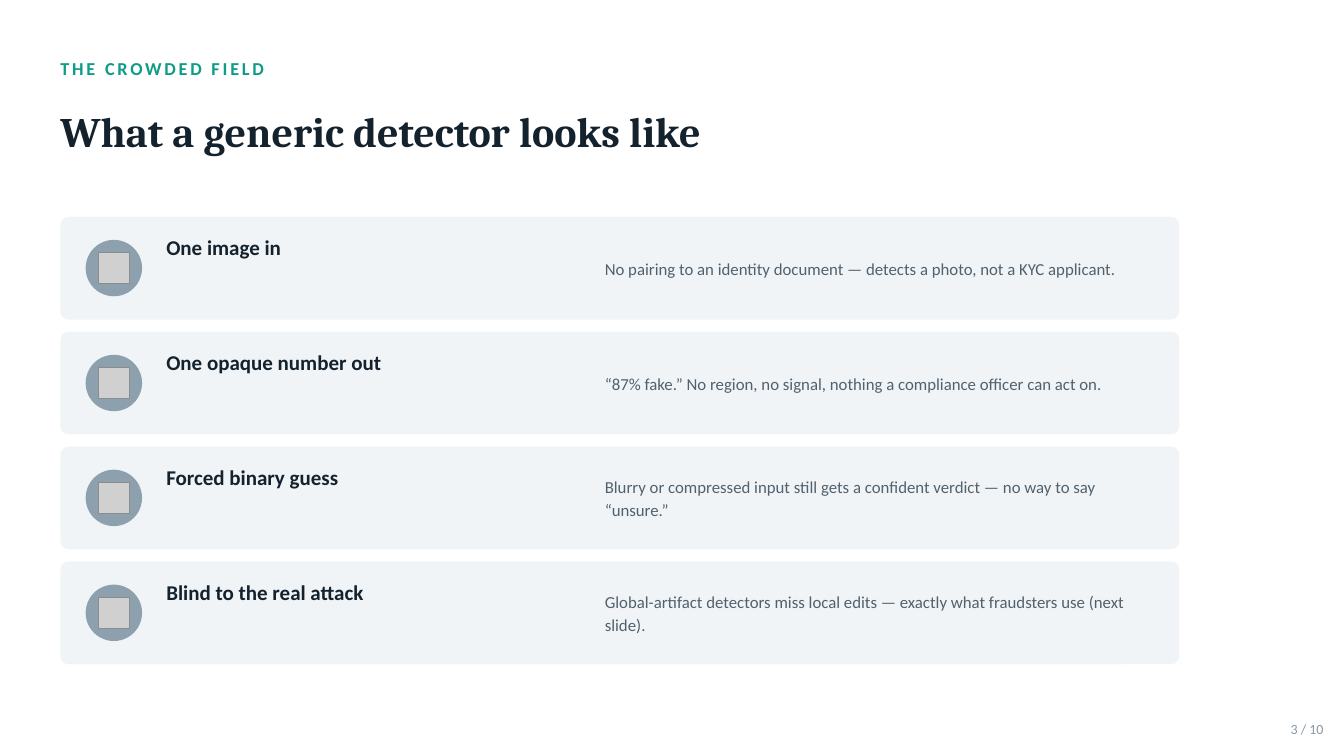
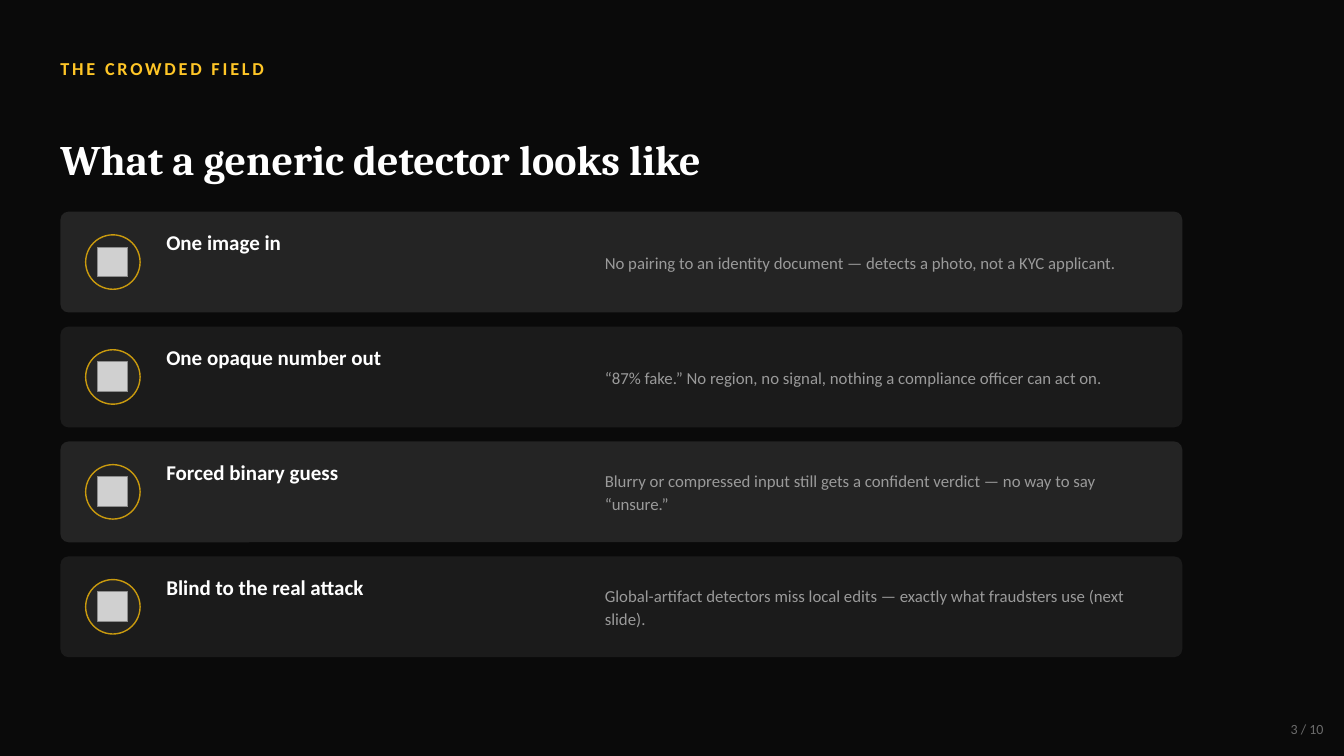
Before and after one commit to Venkat-Kolasani/VeriLens, a slide deck: slide 3 of pitch/VeriLens_Pitch.pptx. Drawn at 1344x756 pixels with LibreOffice and Linux fonts; fonts in the diff are those of the drawing; grey boxes stand for pictures. Boxes give left, top, right and bottom in pixels: in the first picture for what was removed or moved away, otherwise in the second. Text is boxed around its words. In the diff, an @@ line names an element or a change of style, - is before the commit and + after.

Commit message:
feat(pitch): redo deck in yellow-black theme, fix icon color bug
Replaced the teal/light-dark deck with a fully dark yellow-black theme, and
reworked the architecture slide from five same-size cards into an actual
layered process diagram (Capture -> Quality Gate -> Detection Lanes -> Judge
-> Verdict+Anchor) - a truer answer to 'what are the process layers' than a
grid of lane cards.

Found and fixed a real bug while re-rendering icons for the new palette: the
icon generator stripped the <svg> root tag to rebuild width/height/viewBox,
which also discarded the color/style attributes react-icons relies on for
currentColor to resolve. Verified by checking pixel channel stats directly
rather than trusting the thumbnail - every icon in both this deck and the
original teal one was rendering pure black regardless of requested color.
It went unnoticed in the teal deck because black-on-teal still had usable
contrast by coincidence; this theme's dark-charcoal badges made it visible
as low-contrast black-on-black. Fixed by wrapping the inner <path> markup in
an explicit <g fill="#hex">, which paths inherit via plain SVG attribute
inheritance instead of relying on currentColor resolution.

Structural validation, content QA, and full visual re-render all passed
after the fix.

```diff
--- a/pitch/VeriLens_Pitch.pptx
+++ b/pitch/VeriLens_Pitch.pptx
@@ background #FFFFFF to #0A0A0A @@
@@ text "THE CROWDED FIELD" at bbox=[60, 63, 263, 75]: text colour #0E9C87 to #FFC627 @@
@@ text "What a generic detector looks ..." at bbox=[60, 145, 701, 185]: text colour #14222E to #FFFFFF; line spacing 1 to 1.05 @@
@@ rounded rectangle at bbox=[60, 212, 1183, 313]: fill #F0F4F7 to #242424; proportions changed @@
@@ rounded rectangle at bbox=[60, 327, 1183, 427]: fill #F0F4F7 to #1B1B1B; proportions changed @@
@@ 4 rounded rectangles, 4 ellipses, 4 pictures: place and size @@
-4 rounded rectangles, 4 ellipses, 4 pictures at bbox=[60, 217, 1180, 664]
+4 rounded rectangles, 4 ellipses, 4 pictures at bbox=[60, 212, 1183, 657]
@@ rounded rectangle at bbox=[60, 442, 1183, 542]: fill #F0F4F7 to #242424; proportions changed @@
@@ fill #8CA0AE to #242424; outline none to #C99A0E 1 pt in 4 elements at bbox=[86, 580, 140, 634], bbox=[86, 235, 140, 289], bbox=[86, 350, 140, 404], bbox=[86, 465, 140, 519] @@
@@ rounded rectangle at bbox=[60, 557, 1183, 657]: fill #F0F4F7 to #1B1B1B; proportions changed @@
@@ text colour #14222E to #FFFFFF in 4 elements at bbox=[166, 235, 281, 254], bbox=[166, 350, 381, 369], bbox=[166, 465, 339, 484], bbox=[166, 580, 363, 595] @@
@@ text colour #51616D to #9A9A9A in 4 elements at bbox=[605, 257, 1115, 272], bbox=[605, 372, 1101, 387], bbox=[605, 475, 1095, 510], bbox=[605, 590, 1124, 627] @@
@@ text "3 / 10" at bbox=[1291, 725, 1323, 734]: text colour #8A99A6 to #6B6B6B @@
```
Also in this commit, not shown: 7 other slides changed, 2 slides added, 2 slides removed, 3 other files.
